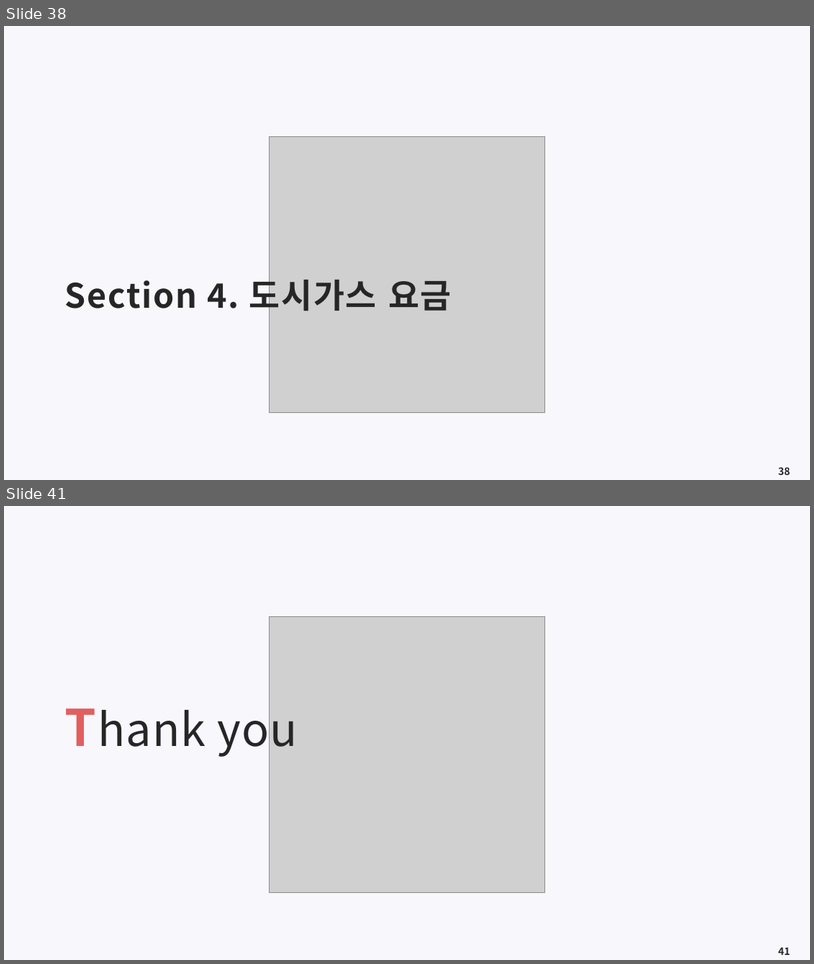
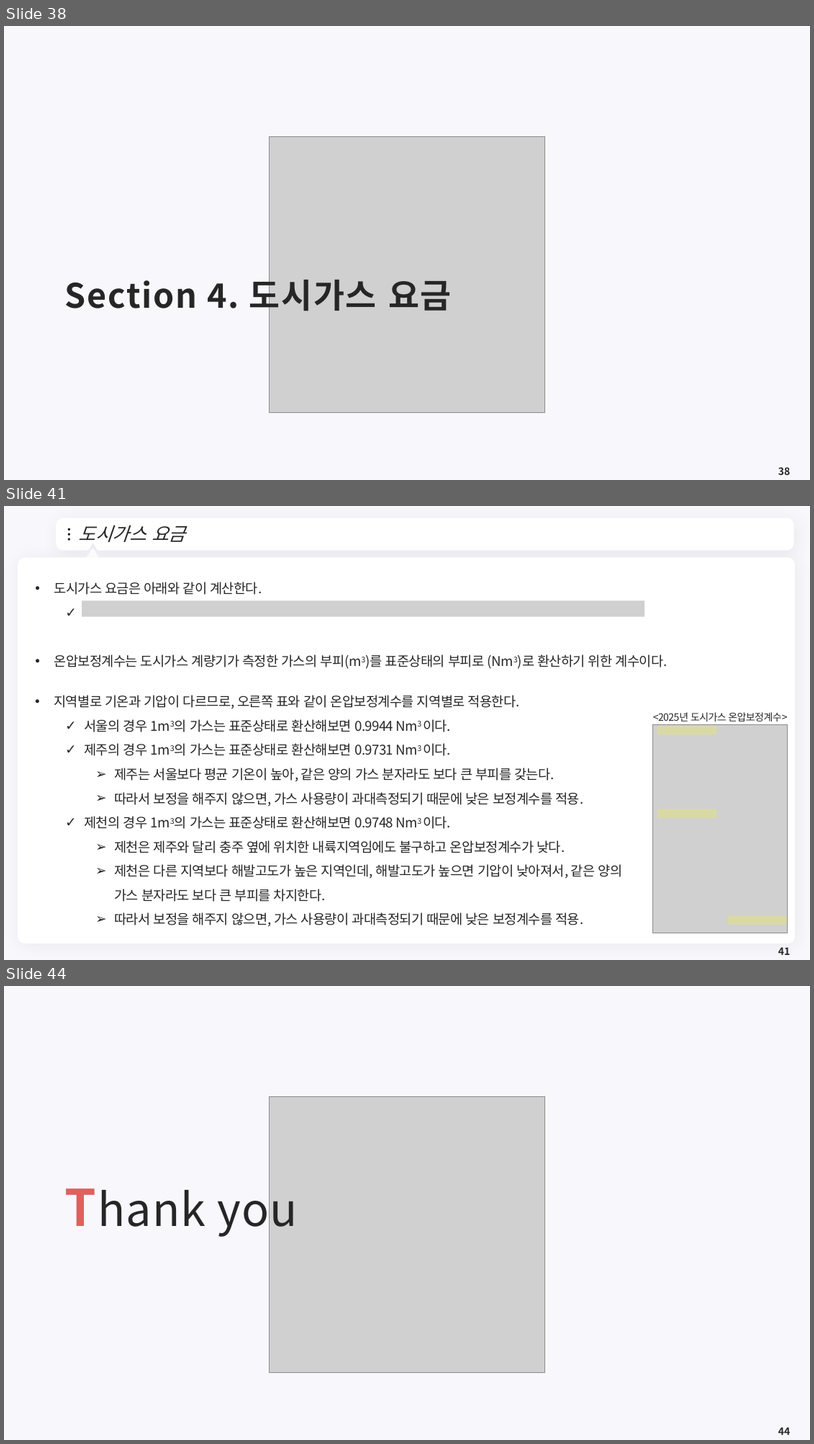
Before and after one commit to meandthey/Teaching, a slide deck: 에너지경제학/자원에너지경제학_Chapter_1.pptx. Shown one above the other, each under a label of ours: slides 38 and 41 before the commit, slides 38, 41 and 44 after it; the slides between them are not shown. The pictures are 814x964 and 814x1444 pixels, drawn with LibreOffice and Linux fonts; fonts in the diff are those of the drawing; grey boxes stand for pictures; background and template pictures are left out. Boxes give left, top, right and bottom in pixels: in the first picture for what was removed or moved away, otherwise in the second. Text is boxed around its words. In the diff, an @@ line names an element or a change of style, - is before the commit and + after.

```diff
--- a/에너지경제학/자원에너지경제학_Chapter_1.pptx
+++ b/에너지경제학/자원에너지경제학_Chapter_1.pptx
@@ slide 41 added at [4,506,810,960], background #F8F7FC @@
@@ freeform shape added at [59,521,792,548], fill #FFFFFF, outline #FFFFFF 7.25 pt @@
@@ title added at [79,525,185,542], 22 pt, text #262626, italic @@
+도시가스 요금
@@ ellipse added at [68,528,70,530], fill #262626 @@
@@ ellipse added at [68,533,70,536], fill #262626 @@
@@ ellipse added at [68,538,70,541], fill #262626 @@
@@ freeform shape added at [775,530,782,539], fill #FFFFFF @@
@@ rounded rectangle added at [18,557,796,943], fill #FFFFFF @@
@@ triangle added at [85,550,100,562], fill #FFFFFF, outline #FFFFFF 3.75 pt @@
@@ text added at [54,582,668,669], 16 pt, text #262626 @@
+• 도시가스 요금은 아래와 같이 계산한다.
+• 온압보정계수는 도시가스 계량기가 측정한 가스의 부피(m3)를 표준상태의 부피로 (Nm3)로 환산하기 위한 계수이다.
@@ picture added at [82,600,646,617] @@
@@ text added at [54,695,623,926], 16 pt, text #262626 @@
+• 지역별로 기온과 기압이 다르므로, 오른쪽 표와 같이 온압보정계수를 지역별로 적용한다.
+  ✓ 서울의 경우 1m3의 가스는 표준상태로 환산해보면 0.9944 Nm3 이다.
+  ✓ 제주의 경우 1m3의 가스는 표준상태로 환산해보면 0.9731 Nm3 이다.
+    ➢ 제주는 서울보다 평균 기온이 높아, 같은 양의 가스 분자라도 보다 큰 부피를 갖는다.
+    ➢ 따라서 보정을 해주지 않으면, 가스 사용량이 과대측정되기 때문에 낮은 보정계수를 적용.
+  ✓ 제천의 경우 1m3의 가스는 표준상태로 환산해보면 0.9748 Nm3 이다.
+    ➢ 제천은 제주와 달리 충주 옆에 위치한 내륙지역임에도 불구하고 온압보정계수가 낮다.
+    ➢ 제천은 다른 지역보다 해발고도가 높은 지역인데, 해발고도가 높으면 기압이 낮아져서, 같은 양의 가스 분자라도 보다 큰 부피를 차지한다.
+    ➢ 따라서 보정을 해주지 않으면, 가스 사용량이 과대측정되기 때문에 낮은 보정계수를 적용.
@@ text added at [653,712,787,721], 12 pt, text #262626 @@
+<2025년 도시가스 온압보정계수>
@@ picture added at [653,725,788,933] @@
@@ rectangle added at [658,726,718,735], fill #FFFF00 at 20% opacity @@
@@ rectangle added at [658,809,718,818], fill #FFFF00 at 20% opacity @@
@@ rectangle added at [728,916,787,924], fill #FFFF00 at 20% opacity @@
@@ page number added at [779,947,790,955], 12 pt, text #262626, bold @@
+41
@@ what was slide 41 is now slide 44 @@
@@ page number at [779,1427,790,1435]: text changed @@
-41
+44
```
Also in this commit, not shown: 2 slides changed, 2 other slides added, 6 slides removed, 7 other files.
